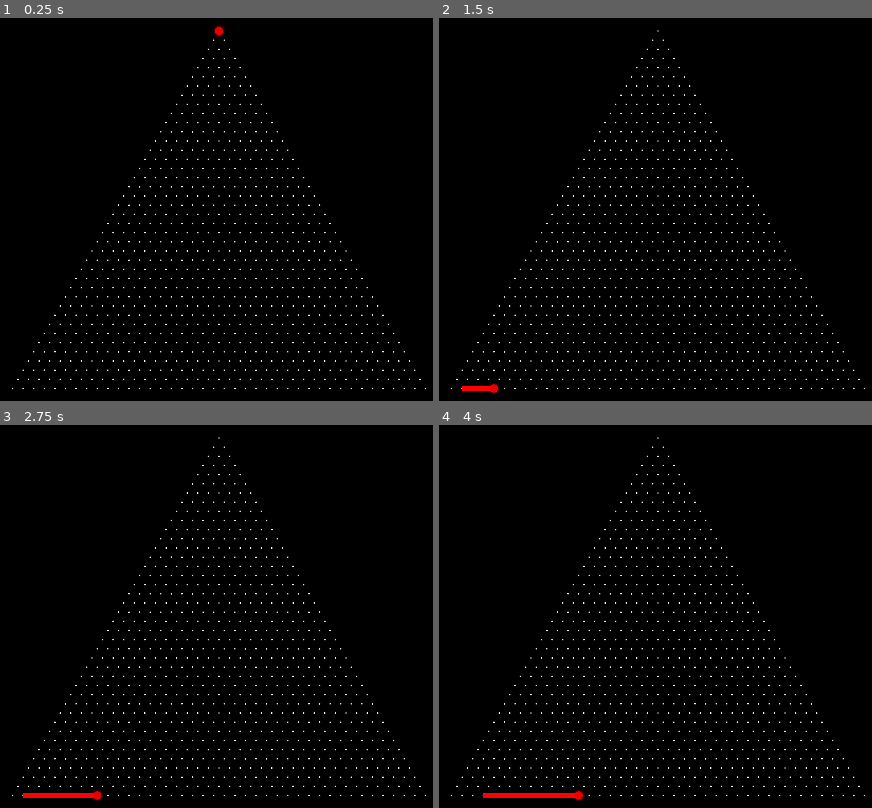
Above: before the commit, frames 1-4 (two rows, left to right).
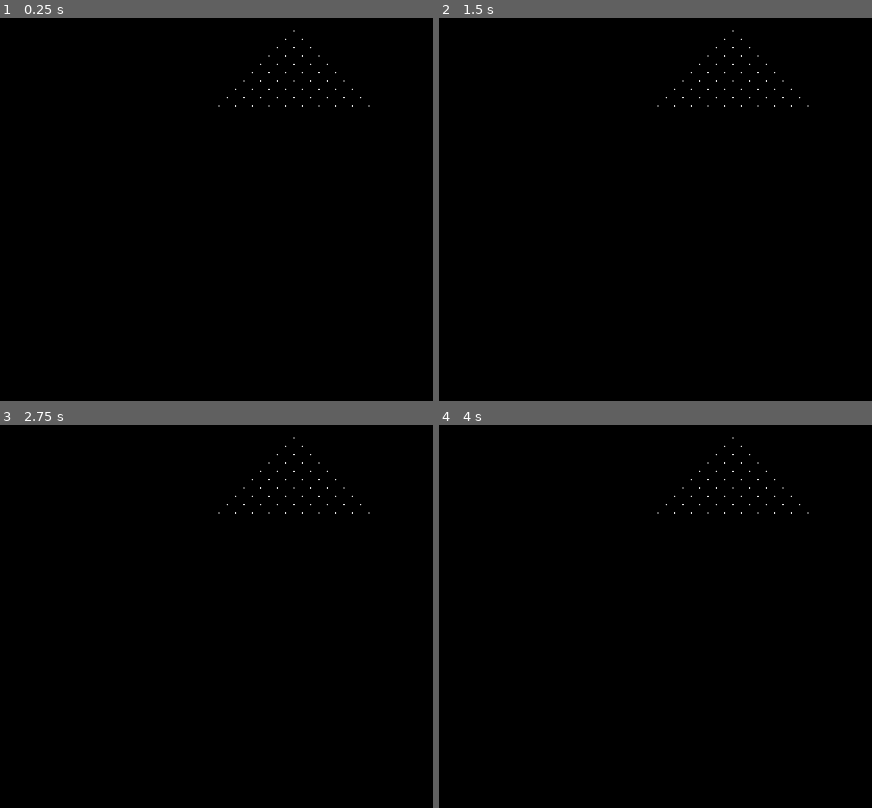
Above: after the commit, the same moments.

Repository: notapixelstudio/kaleidosnake
Game: Godot game, scene res://World.tscn
The game is run twice, just before and just after one commit, with the same random seed, the same clock (stepped at 60 frames per second) and the same inputs.
Inputs:
- Up to frame 1 (0.25 s): no input
- Up to frame 2 (1.5 s): tap Enter at 0.5 s; hold Right (ui_right) 0.53-1.28 s; hold Down (ui_down) from 1.28 s (still down)
- Up to frame 3 (2.75 s): tap Space at 2 s; release Down (ui_down) at 2.03 s; hold Right (ui_right) from 2.03 s (still down)
- Up to frame 4 (4 s): tap Enter at 2.75 s; release Right (ui_right) at 2.78 s; hold Up (ui_up) 2.78-3.53 s; tap Space at 3.5 s; hold Left (ui_left) from 3.53 s (still down)

The runs differ from the first frame. In frame 1, 1.6% of the frame differs, in the area x 2-99%, y 1-97%; in frame 2, 1.6%; in frame 3, 1.8%; in frame 4, 1.8%, in the area x 2-99%, y 3-99%.

Commit message:
Triangular grid (isometric point placement)

Diff:
--- a/World.gd
+++ b/World.gd
@@ -1,39 +1,59 @@
 extends Node2D
 
 var grid = []
-const ROWS = 40
+const ROWS = 10
 const HEIGHT = 900
 var h = HEIGHT / ROWS
 var b = h*2.0/sqrt(3)
+const OFFSET = Vector2(20, 20)
 
 const Point = preload('res://Point.tscn')
 
 onready var snake = $Field/Snake
 
-# Called when the node enters the scene tree for the first time.
 func _ready():
 	var row
+	var this_grid = []
+	var grid = []
+	for i in ROWS:
+		this_grid.append([])
+		grid.append([])
 
+		var white = ROWS-i-1
+		var n_points = i*2+1
+		var r_points = 0
+		for j in ROWS*2-1:
+
+			if j<white:
+				this_grid[i].append("-")
+				grid[i].append(null)
+			elif j>=white and j<n_points+white:
+				if r_points% 2:
+					this_grid[i].append("+")
+					grid[i].append(null)
+					r_points+=1
+					continue
+				var point = Point.instance()
+				point.position = OFFSET*Vector2(j, i)
+				grid[i].append(point)
+				$Field/Grid.add_child(point)
+				this_grid[i].append("x")
+				r_points += 1
+			else:
+				this_grid[i].append("-")
+				grid[i].append(null)
 	for i in ROWS:
-		row = []
-		for j in i+1:
-			var coords = ij2xy(Vector2(i, j))
-			var point = {
-				'i': i,
-				'j': j,
-				'node': Point.instance()
-			}
-			point['node'].position = Vector2(coords.x, coords.y)
-			row.append(point)
-			$Field/Grid.add_child(point['node'])
-		grid.append(row)
+		print(this_grid[i])
+
 
 	# set up the snake
-	snake.world = self
-	update_snake_position()
+	#snake.world = self
+	#update_snake_position()
 
 	# movement
-	$Timer.connect('timeout', self, '_on_tick')
+	#$Timer.connect('timeout', self, '_on_tick')
+	for i in ROWS:
+		print(grid[i])
 
 func _on_tick():
 	snake.cell += snake.get_direction()
@@ -47,7 +67,7 @@
 	if i >= ROWS:
 		# wrap bottom -> left
 		wrapping = true
-		snake.cell[0] = j
+		snake.cell[0] = j-1
 		snake.cell[1] = 0
 		if snake.dir == 2:
 			snake.rotate_direction()
@@ -67,5 +87,5 @@
 
 	snake.move(wrapping)
 
-func ij2xy(ij):
-	return Vector2(ij[1]*b-ij[0]*b/2.0, ij[0]*h)
+#func ij2xy(ij):
+#	return Vector2(ij[1]*b-ij[0]*b/2.0, ij[0]*h)
--- a/World.tscn
+++ b/World.tscn
@@ -1,7 +1,6 @@
-[gd_scene load_steps=3 format=2]
+[gd_scene load_steps=2 format=2]
 
 [ext_resource path="res://World.gd" type="Script" id=1]
-[ext_resource path="res://Snake.tscn" type="PackedScene" id=2]
 
 [node name="World" type="Node2D"]
 script = ExtResource( 1 )
@@ -11,8 +10,6 @@
 
 [node name="Grid" type="Node2D" parent="Field"]
 
-[node name="Snake" parent="Field" instance=ExtResource( 2 )]
-
 [node name="Timer" type="Timer" parent="."]
 wait_time = 0.3
 autostart = true
